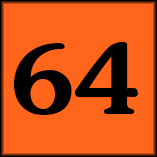
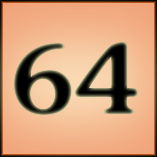
Before/after of a 157×157 layered artwork. What changed in the layer stack:
painted on "Layer 1" over left=1, top=1, right=156, bottom=156
